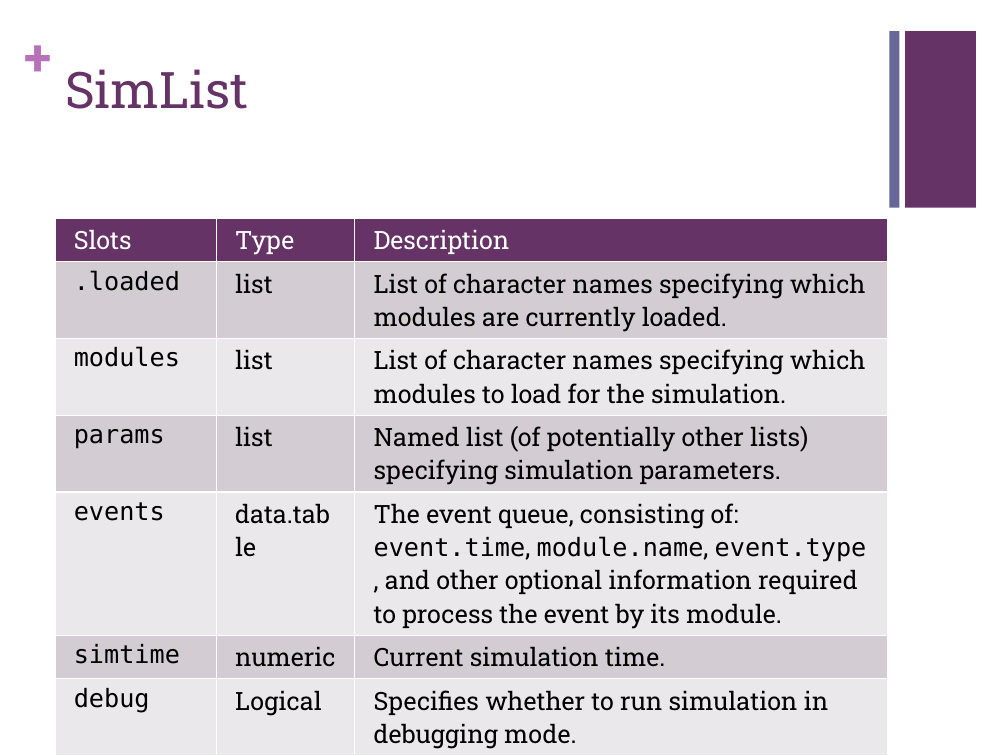
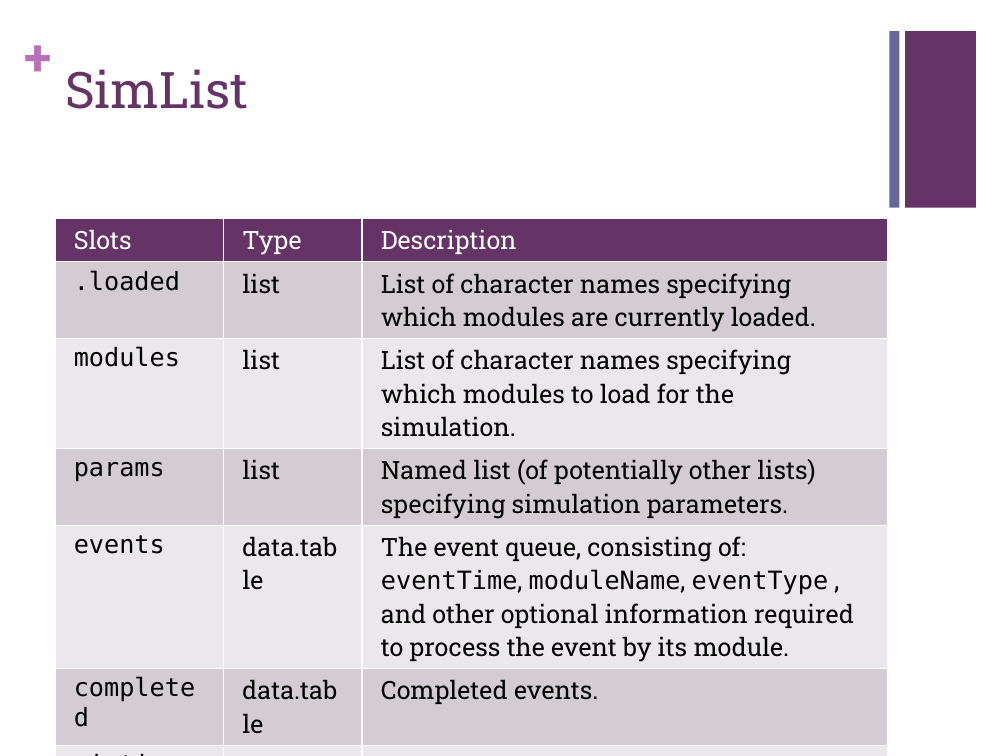
Before and after one commit to PredictiveEcology/SpaDES, a slide deck: slide 10 of development/SpaDES – Spatial Discrete Event Simulation.pptx. Drawn at 1008x756 pixels with LibreOffice and Linux fonts; fonts in the diff are those of the drawing. Boxes give left, top, right and bottom in pixels: in the first picture for what was removed or moved away, otherwise in the second. Text is boxed around its words. In the diff, an @@ line names an element or a change of style, - is before the commit and + after.

Commit message:
update presentation file

```diff
--- a/development/SpaDES – Spatial Discrete Event Simulation.pptx
+++ b/development/SpaDES – Spatial Discrete Event Simulation.pptx
@@ table at (55, 219, 888, 756) @@
-row 5: events | data.table | The event queue, consisting of: event.time, module.name, event.type , and other optional information required to process the event by its module.
+row 5: events | data.table | The event queue, consisting of: eventTime, moduleName, eventType , and other optional information required to process the event by its module.
+row 6: completed | data.table | Completed events.
```
